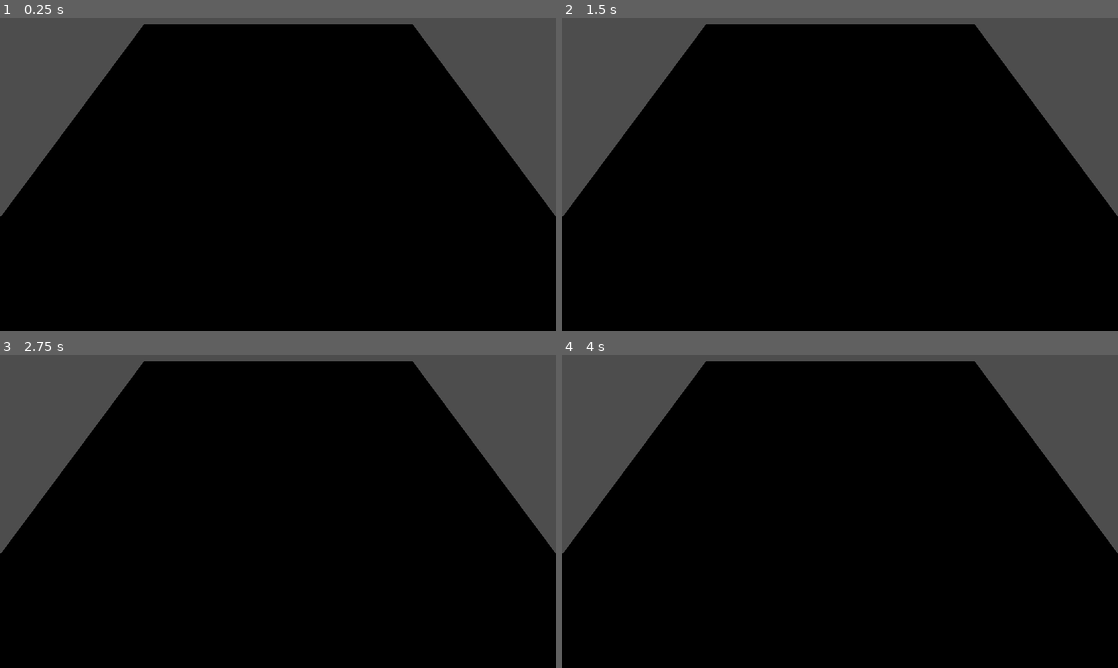
Above: before the commit, frames 1-4 (two rows, left to right).
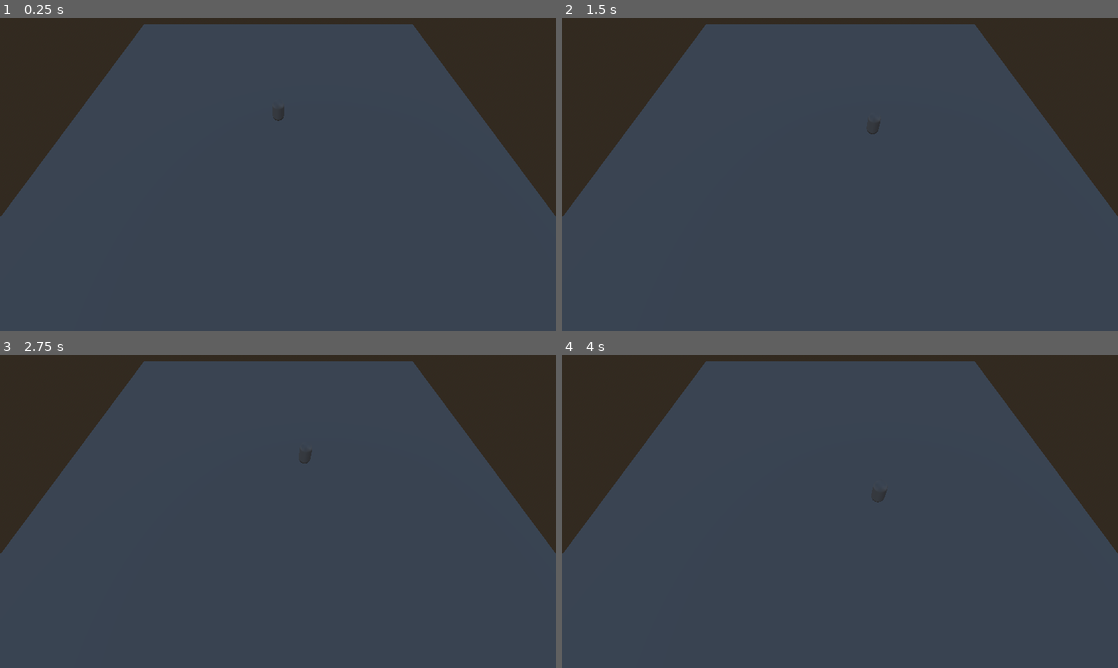
Above: after the commit, the same moments.

Repository: Jollista/Brackeys-Jam-2024.1
Game: Godot game, scene res://Combat/Test/combat_test.tscn
The game is run twice, just before and just after one commit, with the same random seed, the same clock (stepped at 60 frames per second) and the same inputs. The project has no main scene, so this scene is started directly.
Inputs (mouse positions are in pixels of both pictures, inside the frame that each line leads up to):
- Up to frame 1 (0.25 s): no input
- Up to frame 2 (1.5 s): tap Enter at 0.5 s; move the mouse to (962, 158) at 0.52 s; click (962, 158) at 0.6 s; tap Space at 1.25 s; move the mouse to (728, 190) at 1.27 s; click (728, 190) at 1.35 s
- Up to frame 3 (2.75 s): tap Enter at 2 s; move the mouse to (333, 442) at 2.02 s; click (333, 442) at 2.1 s
- Up to frame 4 (4 s): tap Space at 2.75 s; move the mouse to (812, 574) at 2.77 s; click (812, 574) at 2.85 s; move the mouse to (1006, 558) at 3.52 s; click (1006, 558) at 3.6 s

The runs differ from the first frame. In frame 1, 100% of the frame differs, in the area x 0-100%, y 0-100%; in frame 2, 100%; in frame 3, 100%; in frame 4, 100%.

Commit message:
Schmovement

Diff:
--- /dev/null
+++ b/Combat/Test/FollowClickMovement.gd
@@ -0,0 +1,43 @@
+extends CharacterBody3D
+
+@onready var nav_agent:NavigationAgent3D = $"NavigationAgent3D"
+
+var move_speed = 5
+
+# Called when the node enters the scene tree for the first time.
+func _ready():
+	pass # Replace with function body.
+
+
+# Called every frame. 'delta' is the elapsed time since the previous frame.
+func _process(delta):
+	# don't process anything else if navigation is finished
+	if nav_agent.is_navigation_finished():
+		return
+
+	move_to_point(delta, move_speed)
+	pass
+
+func move_to_point(delta, speed):
+	var target_pos = nav_agent.get_next_path_position()
+	var direction = global_position.direction_to(target_pos)
+
+	velocity = direction * speed
+	move_and_slide()
+
+func _input(event):
+	if Input.is_action_just_pressed("left_mouse"):
+		var camera = get_tree().get_nodes_in_group("Camera")[0]
+		var mouse_pos = get_viewport().get_mouse_position()
+		var ray_length = 100
+		var from = camera.project_ray_origin(mouse_pos)
+		var to = from + camera.project_ray_normal(mouse_pos) * ray_length
+		var space = get_world_3d().direct_space_state
+		var ray_query = PhysicsRayQueryParameters3D.new()
+		ray_query.from = from
+		ray_query.to = to
+		var result = space.intersect_ray(ray_query)
+		print(result)
+
+		if result.has("position"):
+			nav_agent.target_position = result.position
--- a/Combat/Test/combat_test.tscn
+++ b/Combat/Test/combat_test.tscn
@@ -1,4 +1,6 @@
-[gd_scene load_steps=6 format=3 uid="uid://dqs4jcuct7byu"]
+[gd_scene load_steps=10 format=3 uid="uid://dqs4jcuct7byu"]
+
+[ext_resource type="Script" path="res://Combat/Test/FollowClickMovement.gd" id="1_pog7o"]
 
 [sub_resource type="NavigationMesh" id="NavigationMesh_uummi"]
 vertices = PackedVector3Array(-9.14778, 0.257907, -18.1478, -18.1478, 0.257907, -18.1478, -18.1478, 0.257907, -9.14778, …(852 unchanged characters)…
@@ -12,6 +14,15 @@
 [sub_resource type="CapsuleMesh" id="CapsuleMesh_kh8xa"]
 
 [sub_resource type="CapsuleShape3D" id="CapsuleShape3D_qbyht"]
+
+[sub_resource type="ProceduralSkyMaterial" id="ProceduralSkyMaterial_dv4m8"]
+
+[sub_resource type="Sky" id="Sky_eidov"]
+sky_material = SubResource("ProceduralSkyMaterial_dv4m8")
+
+[sub_resource type="Environment" id="Environment_3p5ht"]
+background_mode = 2
+sky = SubResource("Sky_eidov")
 
 [node name="CombatTest" type="Node3D"]
 
@@ -28,6 +39,7 @@
 shape = SubResource("BoxShape3D_ictwc")
 
 [node name="CharacterBody3D" type="CharacterBody3D" parent="."]
+script = ExtResource("1_pog7o")
 
 [node name="MeshInstance3D" type="MeshInstance3D" parent="CharacterBody3D"]
 transform = Transform3D(1, 0, 0, 0, 1, 0, 0, 0, 1, 0, 1.28825, 0)
@@ -41,5 +53,8 @@
 path_desired_distance = 0.1
 target_desired_distance = 0.1
 
-[node name="Camera3D" type="Camera3D" parent="."]
+[node name="Camera3D" type="Camera3D" parent="." groups=["Camera"]]
 transform = Transform3D(1, 0, 0, 0, 0.523718, 0.851892, 0, -0.851892, 0.523718, 0, 13.2543, 13.8437)
+
+[node name="WorldEnvironment" type="WorldEnvironment" parent="."]
+environment = SubResource("Environment_3p5ht")
--- a/project.godot
+++ b/project.godot
@@ -39,3 +39,12 @@
 , Object(InputEventKey,"resource_local_to_scene":false,"resource_name":"","device":-1,"window_id":0,"alt_pressed":false,"shift_pressed":false,"ctrl_pressed":false,"meta_pressed":false,"pressed":false,"keycode":0,"physical_keycode":32,"key_label":0,"unicode":32,"echo":false,"script":null)
 ]
 }
+left_mouse={
+"deadzone": 0.5,
+"events": [Object(InputEventMouseButton,"resource_local_to_scene":false,"resource_name":"","device":-1,"window_id":0,"alt_pressed":false,"shift_pressed":false,"ctrl_pressed":false,"meta_pressed":false,"button_mask":0,"position":Vector2(0, 0),"global_position":Vector2(0, 0),"factor":1.0,"button_index":1,"canceled":false,"pressed":false,"double_click":false,"script":null)
+]
+}
+
+[navigation]
+
+3d/default_cell_height=0.1
